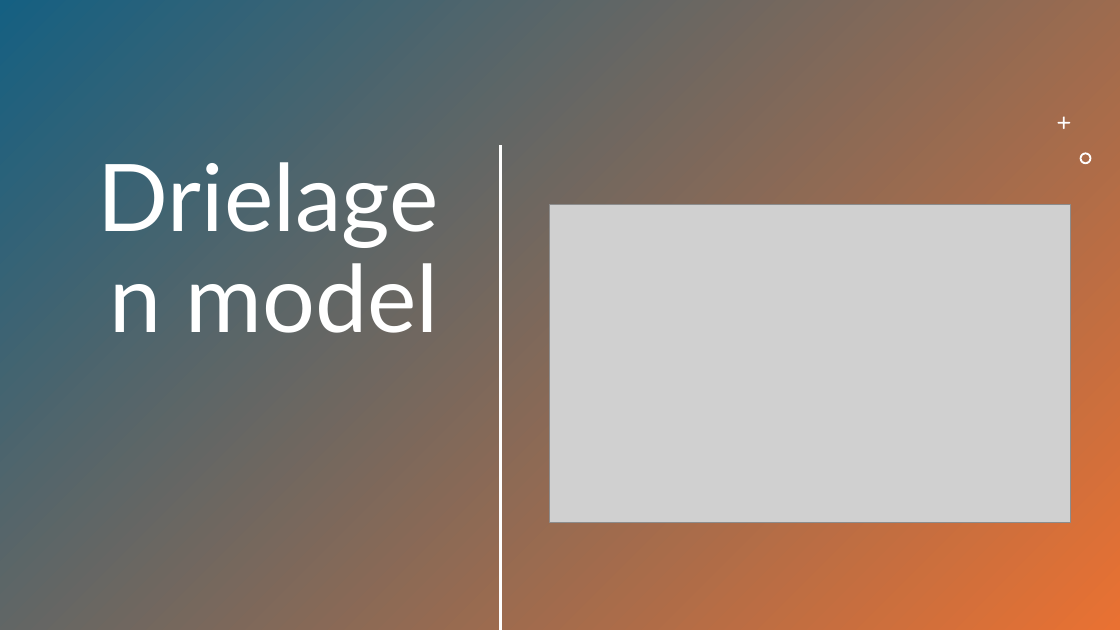
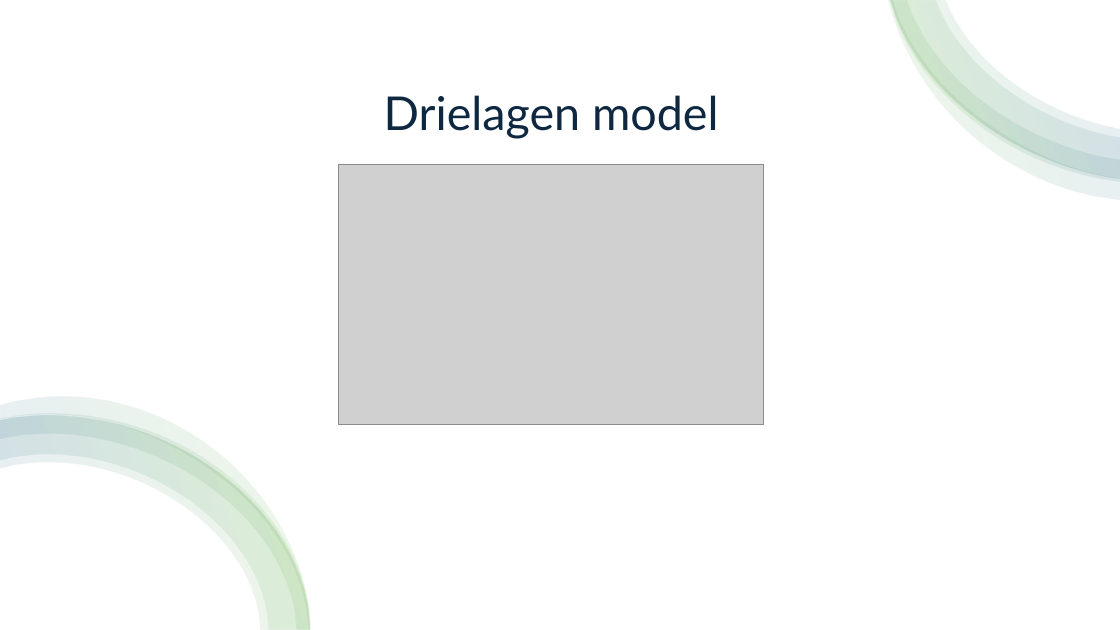
Before and after one commit to DominiqueArensman/DominiqueArensman.github.io, a slide deck: slide 1 of Informatica.pptx. Drawn at 1120x630 pixels with LibreOffice and Linux fonts; fonts in the diff are those of the drawing; grey boxes stand for pictures. Boxes give left, top, right and bottom in pixels: in the first picture for what was removed or moved away, otherwise in the second. Text is boxed around its words. In the diff, an @@ line names an element or a change of style, - is before the commit and + after.

```diff
--- a/Informatica.pptx
+++ b/Informatica.pptx
@@ rectangle at [0, 0, 1120, 630]: fill gradient #156082 to #E97132 to #FFFFFF @@
@@ group added at [889, 0, 1120, 199]: 4 freeform shapes @@
@@ title "Drielagen model": place and size @@
-title "Drielagen model" at [186, 263, 439, 333]
+title "Drielagen model" at [384, 95, 719, 139]
@@ title "Drielagen model" at [384, 95, 719, 139]: size 80 to 40 pt, text colour #FFFFFF to #0E2841; alignment right to centre; vertical alignment top to bottom @@
@@ freeform shape removed at [1058, 117, 1070, 129] @@
@@ line removed from (501, 146) to (501, 629) @@
@@ picture: place and size @@
-picture at [550, 204, 1070, 523]
+picture at [339, 164, 764, 424]
@@ freeform shape removed at [1080, 152, 1091, 164] @@
@@ group added at [0, 397, 310, 630]: 4 freeform shapes @@
```
Also in this commit, not shown: 3 slides added, 3 slides removed.
